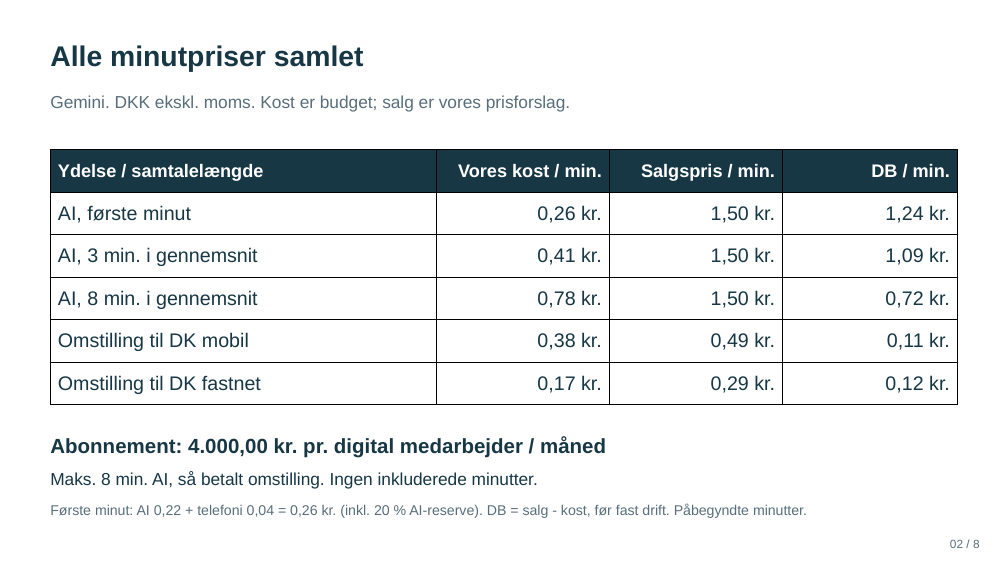
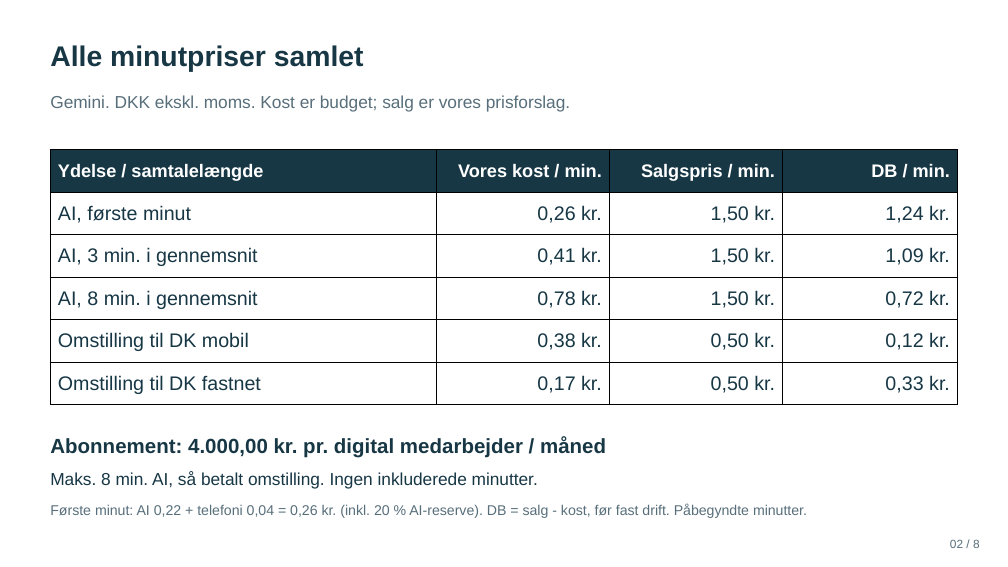
Before and after one commit to BadLegion/intelli-prisark, a slide deck: slide 2 of INTELLI-prispraesentation.pptx. Drawn at 1008x567 pixels with LibreOffice and Linux fonts; fonts in the diff are those of the drawing. Boxes give left, top, right and bottom in pixels: in the first picture for what was removed or moved away, otherwise in the second. Text is boxed around its words. In the diff, an @@ line names an element or a change of style, - is before the commit and + after.

```diff
--- a/INTELLI-prispraesentation.pptx
+++ b/INTELLI-prispraesentation.pptx
@@ table at (x1=51, y1=150, x2=957, y2=405) @@
-row 5, column 3: 0,49 kr.
+row 5, column 3: 0,50 kr.
-row 5, column 4: 0,11 kr.
+row 5, column 4: 0,12 kr.
-row 6, column 3: 0,29 kr.
+row 6, column 3: 0,50 kr.
-row 6, column 4: 0,12 kr.
+row 6, column 4: 0,33 kr.
```
Also in this commit, not shown: 3 other slides changed, 1 slide added, 1 slide removed, 13 other files.
